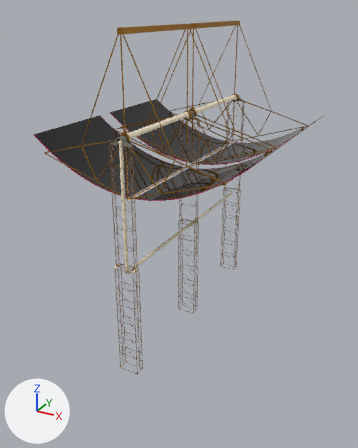
What one commit did to the glTF model Assets/Solar_Thermal_Mirror_Sets/Solar_Thermal_Mirror_Set_Side_Circuit.glb.
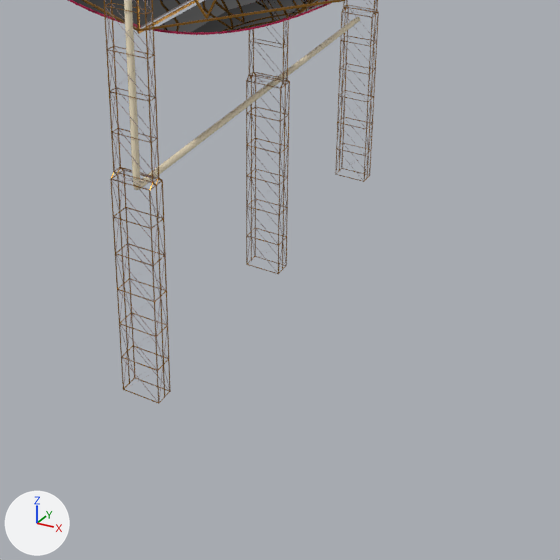
There are two pictures of each version: one whole from a 50 mm lens placed at (43.3, -104.7, 18.6), pointed at (-1.3, -23.6, -21.9), one close up on the part from 18% to 91% of the width and 41% to 100% of the height. The axes (+X, +Y, +Z) are drawn at lower left. The lights are the same throughout. The close-ups show mesh edges as thin lines. Where no turn or scale is listed for an object, it has been applied to the vertices.

Names of what the first close-up shows: 'MirrorFrame_A', 'MirrorTowerFrame'.
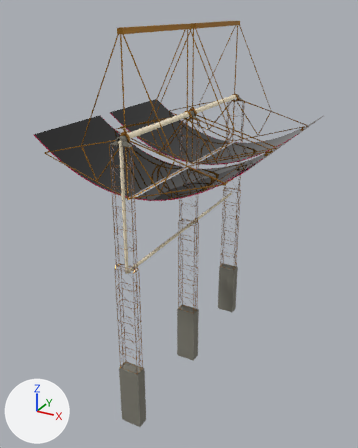
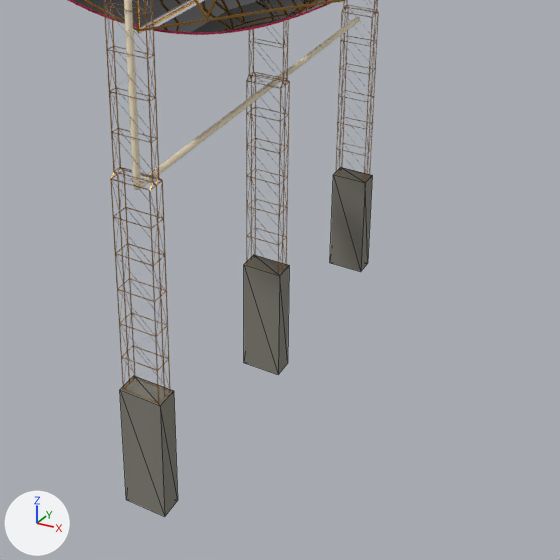
Pixel boxes [x1, y1, x2, y2] of what changed, in the close-ups (560 x 560 px):
'Foundation', added
    after: [120, 167, 372, 517]

The change, as a diff of the scene's bpy script:
```diff
--- a/Assets/Solar_Thermal_Mirror_Sets/Solar_Thermal_Mirror_Set_Side_Circuit.glb.py
+++ b/Assets/Solar_Thermal_Mirror_Sets/Solar_Thermal_Mirror_Set_Side_Circuit.glb.py
@@ me_cube @@
+me_cube.from_pydata(...)  # a box spanning x -2.1..2.1, y -1.1..1.1, z -11.6..1.0; a box spanning x -2.1..2.1, y 21.3..23.5, z -11.6..1.0; a box spanning x -2.1..2.1, y 43.6..45.8, z -11.6..1.0
+me_cube.materials.append(mat_claygray_matte)  # grey #817f74
@@ ob_foundation @@
+ob_foundation = bpy.data.objects.new('Foundation', me_cube)
+ob_foundation.location = (0.0, -44.2, -43.9)
```
